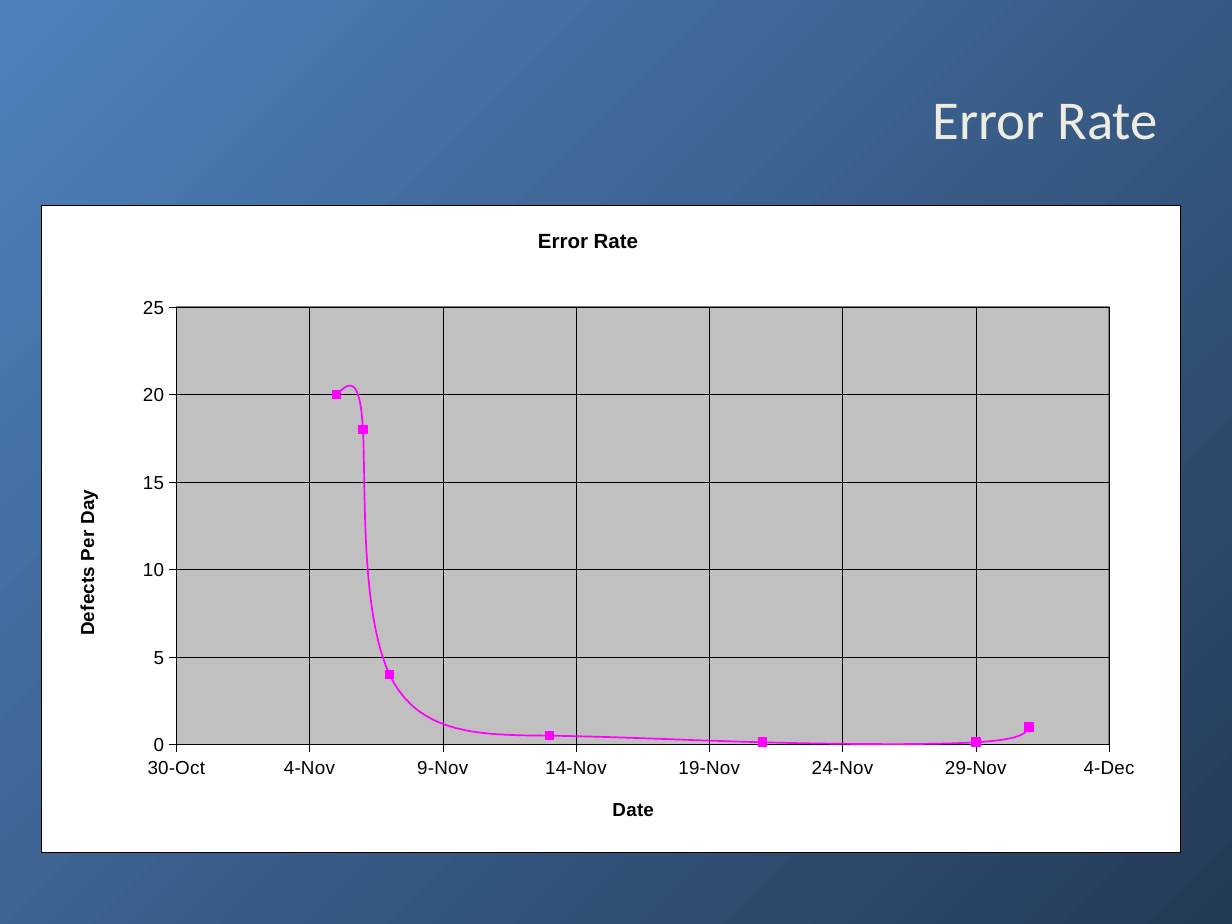
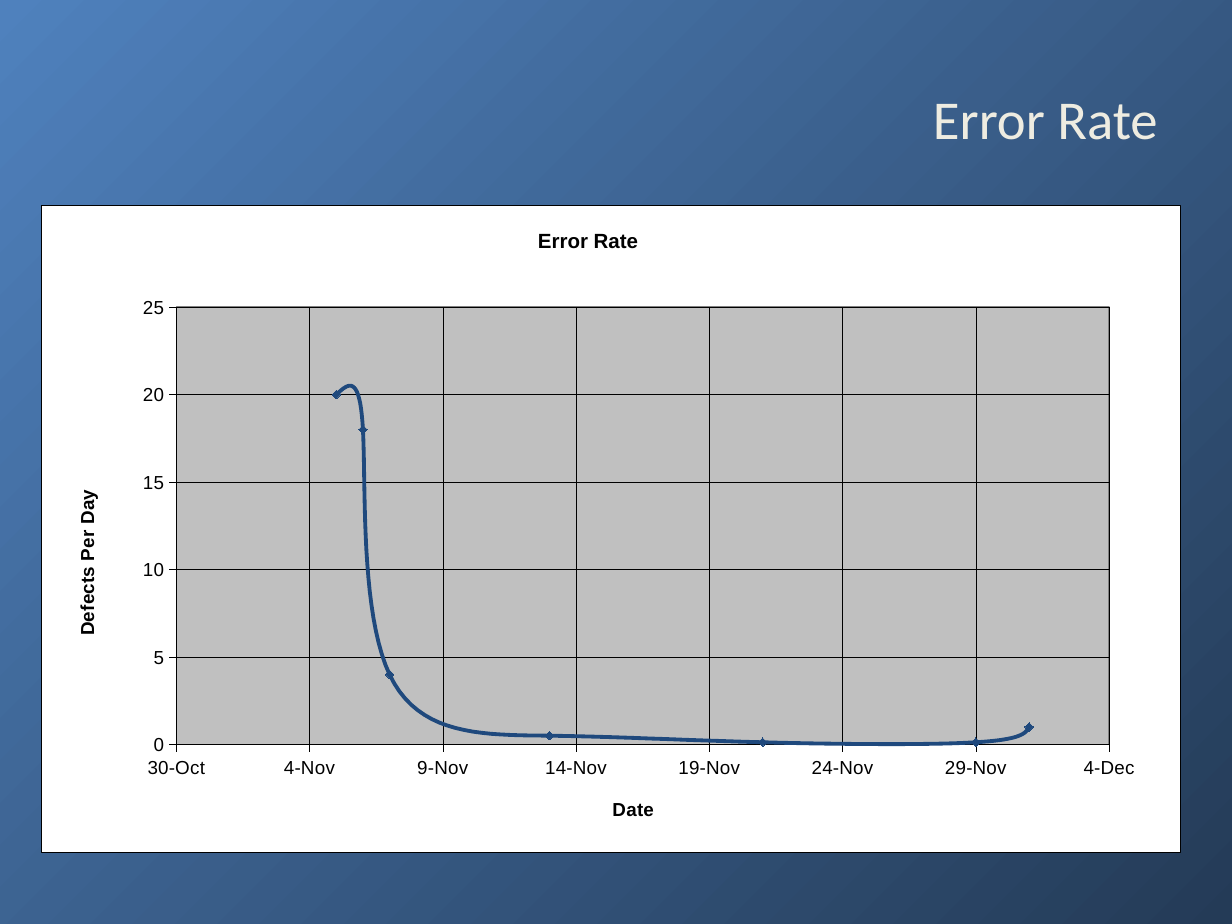
Before and after one commit to yeznasni/rubiks-cube-challenge, a slide deck: slide 66 of documentation/RCPres.pptx. Drawn at 1232x924 pixels with LibreOffice and Linux fonts; fonts in the diff are those of the drawing; background and template pictures are left out. Boxes give left, top, right and bottom in pixels: in the first picture for what was removed or moved away, otherwise in the second. Text is boxed around its words. In the diff, an @@ line names an element or a change of style, - is before the commit and + after.

```diff
--- a/documentation/RCPres.pptx
+++ b/documentation/RCPres.pptx
@@ scatter smooth chart at [41, 206, 1180, 853] @@
@@ colour of Error Rate #FF00FF to #1F497D @@
```
Also in this commit, not shown: 2 slides removed.
